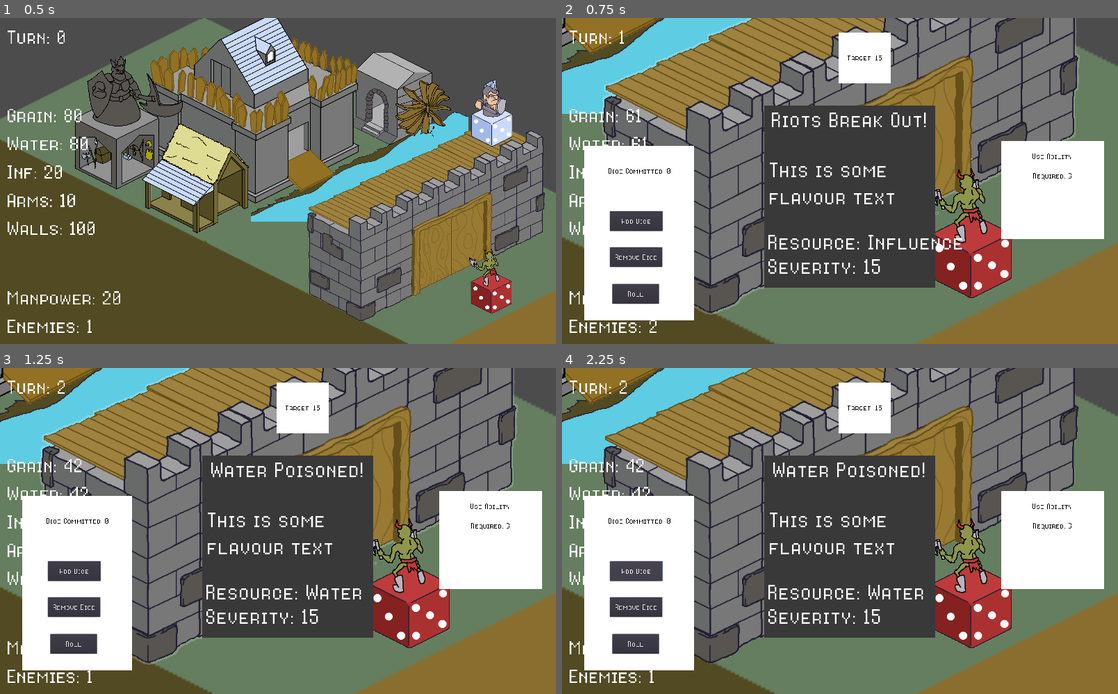
Above: before the commit, frames 1-4 (two rows, left to right).
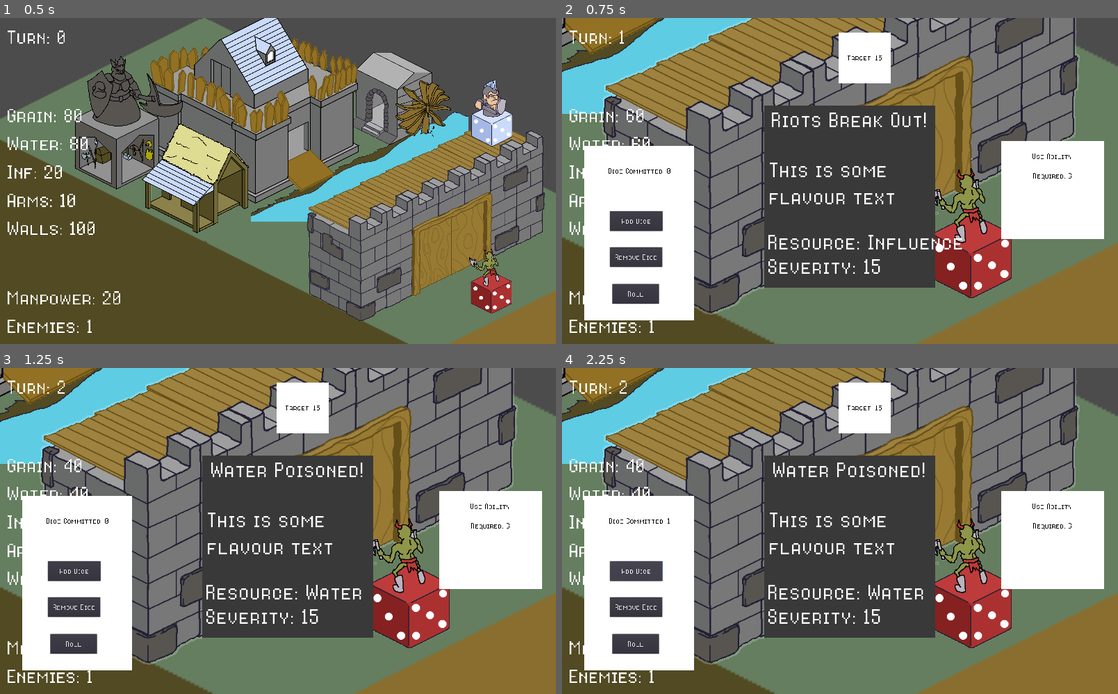
Above: after the commit, the same moments.

Repository: CapsCollective/rng-stronghold
Game: Godot game, scene res://scenes/main.tscn
The game is run twice, just before and just after one commit, with the same random seed, the same clock (stepped at 60 frames per second) and the same inputs.
Inputs (mouse positions are in pixels of both pictures, inside the frame that each line leads up to):
- Up to frame 1 (0.5 s): no input
- Up to frame 2 (0.75 s): tap Enter (ui_accept) at 0.5 s; move the mouse to (1001, 154) at 0.52 s; press the mouse at (1001, 154) at 0.53 s
- Up to frame 3 (1.25 s): tap Enter (ui_accept) at 0.77 s
- Up to frame 4 (2.25 s): release the mouse at (1001, 504) at 1.25 s; click "Roll" at 1.25 s; click "Add Dice" at 2 s

Frame 1 is identical in both runs. In frame 2, less than 0.1% of the frame differs, in the area x 13-17%, y 27-97%; in frame 3, less than 0.1%; in frame 4, 0.6%, in the area x 7-94%, y 0-92%.

Commit message:
Added dice roll controls and connected them up to dice rolling module

Diff:
--- a/project.godot
+++ b/project.godot
@@ -22,7 +22,7 @@
 
 config/name="RNG Stronghold"
 run/main_scene="res://scenes/main.tscn"
-config/icon="res://res/icon.png"
+config/icon="res://icon.png"
 
 [display]
 
--- /dev/null
+++ b/scenes/building_interface.gd
@@ -0,0 +1,26 @@
+extends Node2D
+
+var dice_scene = preload("res://scenes/dice.tscn")
+var dice_to_roll = 0
+
+func _ready():
+	$DiceButtons/RollDiceButton.connect("button_up", self, "roll_dice")
+	$DiceButtons/AddDiceButton.connect("button_up", self, "add_dice")
+	$DiceButtons/RemoveDiceButton.connect("button_up", self, "remove_dice")
+
+func add_dice():
+	dice_to_roll += 1
+	update_display()
+
+func remove_dice():
+	dice_to_roll -= 1
+	update_display()
+
+func update_display():
+	$DiceButtons/DiceNumberLabel.text = "Dice Committed: " + str(dice_to_roll)
+
+func roll_dice():
+	for i in dice_to_roll:
+		var new_dice = dice_scene.instance()
+		new_dice.val = randi()%6+1
+		$DiceRoller/DiceSpawner.add_child(new_dice)
--- a/scenes/building_interface.tscn
+++ b/scenes/building_interface.tscn
@@ -1,6 +1,7 @@
-[gd_scene load_steps=4 format=2]
+[gd_scene load_steps=5 format=2]
 
 [ext_resource path="res://res/8bitOperatorPlusSC-Regular.ttf" type="DynamicFontData" id=1]
+[ext_resource path="res://scenes/building_interface.gd" type="Script" id=2]
 
 [sub_resource type="DynamicFont" id=1]
 size = 30
@@ -13,8 +14,9 @@
 [node name="BuildingInterface" type="Node2D"]
 position = Vector2( 0, 0.679001 )
 scale = Vector2( 0.414592, 0.414592 )
+script = ExtResource( 2 )
 
-[node name="ColorRect" type="ColorRect" parent="."]
+[node name="DiceButtons" type="ColorRect" parent="."]
 margin_left = 97.0
 margin_top = 567.0
 margin_right = 585.0
@@ -24,7 +26,10 @@
 "_edit_use_anchors_": false
 }
 
-[node name="Button" type="Button" parent="ColorRect"]
+[node name="RollDiceButton" type="Button" parent="DiceButtons"]
+anchor_left = 1.5634e-08
+anchor_top = 1.57918e-07
+anchor_bottom = 1.57918e-07
 margin_left = 124.889
 margin_top = 611.885
 margin_right = 331.889
@@ -35,7 +40,7 @@
 "_edit_use_anchors_": false
 }
 
-[node name="Button2" type="Button" parent="ColorRect"]
+[node name="AddDiceButton" type="Button" parent="DiceButtons"]
 margin_left = 113.599
 margin_top = 288.97
 margin_right = 347.599
@@ -46,7 +51,7 @@
 "_edit_use_anchors_": false
 }
 
-[node name="Button3" type="Button" parent="ColorRect"]
+[node name="RemoveDiceButton" type="Button" parent="DiceButtons"]
 margin_left = 114.053
 margin_top = 448.779
 margin_right = 347.053
@@ -57,7 +62,7 @@
 "_edit_use_anchors_": false
 }
 
-[node name="Label" type="Label" parent="ColorRect"]
+[node name="DiceNumberLabel" type="Label" parent="DiceButtons"]
 anchor_top = -0.00106534
 anchor_bottom = -0.00106533
 margin_left = 3.8147e-05
@@ -124,3 +129,14 @@
 __meta__ = {
 "_edit_use_anchors_": false
 }
+
+[node name="DiceRoller" type="Node2D" parent="."]
+
+[node name="DiceSpawner" type="Node2D" parent="DiceRoller"]
+position = Vector2( 1268.5, 425.536 )
+
+[node name="StaticBody2D" type="StaticBody2D" parent="DiceRoller"]
+position = Vector2( 495.679, 554.158 )
+
+[node name="CollisionPolygon2D" type="CollisionPolygon2D" parent="DiceRoller/StaticBody2D"]
+polygon = PoolVector2Array( 131.343, -209.244, 117.158, 846.49, 1420.11, 848.516, 1428.21, -231.534, 1412, -233.56, 1395.79, 818.12, 137.422, 822.173, 153.633, -193.033, 1383.63, -201.139, 1379.58, -219.376 )
--- a/scenes/dice.tscn
+++ b/scenes/dice.tscn
@@ -26,11 +26,11 @@
 
 [node name="Sprite" type="Sprite" parent="."]
 position = Vector2( 0.556915, 0 )
-scale = Vector2( 0.5, 0.5 )
+scale = Vector2( 0.3, 0.3 )
 texture = ExtResource( 1 )
 
 [node name="CollisionPolygon2D" type="CollisionPolygon2D" parent="."]
-polygon = PoolVector2Array( 0.508194, -49.7926, 47.7009, -26.4346, 48.3365, 25.6839, 0.349289, 49.6775, -47.1612, 25.525, -47.0023, -26.9113 )
+polygon = PoolVector2Array( 0.286003, -29.6443, 28.252, -15.9791, 28.8876, 15.3237, 0.444901, 29.6245, -27.68, 15.0059, -27.3622, -15.3435 )
 
 [node name="AnimationPlayer" type="AnimationPlayer" parent="."]
 anims/rest = SubResource( 1 )
--- a/scripts/building.gd
+++ b/scripts/building.gd
@@ -5,7 +5,7 @@
 	connect("mouse_exited", self, "highlight")
 
 func highlight():
-	if $Sprite.material:
+	if not $"../".zoomed and $Sprite.material:
 		var intensity = $Sprite.material.get_shader_param("intensity")
 		if intensity and intensity > 0:
 			$Sprite.material.set_shader_param("intensity", 0)
--- a/scripts/dice.gd
+++ b/scripts/dice.gd
@@ -1,6 +1,7 @@
 extends RigidBody2D
 
 export var val = 3
+var lifted = false
 
 func _ready():
 	set_bounce(0.7)
--- a/scripts/event_manager.gd
+++ b/scripts/event_manager.gd
@@ -71,7 +71,7 @@
 	display_active_events()
 
 func get_dice_roll():
-	return randi()%7+1
+	return randi()%6+1
 
 func resolve_combat():
 	for enemy in range(enemies):
Renamed: res/icon.png -> icon.png
Not shown, added: icon.png.import
Not shown, changed: .DS_Store
